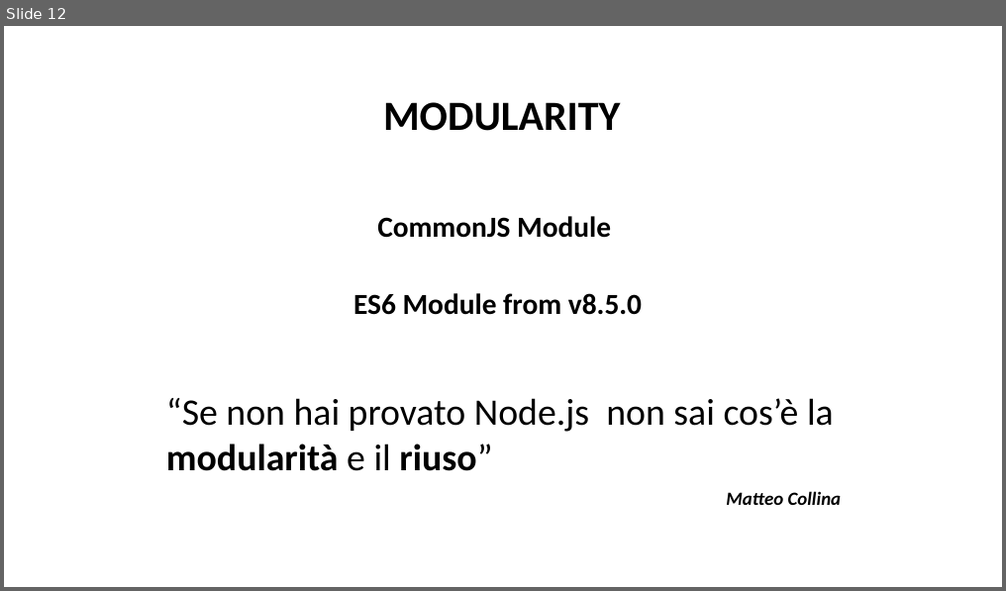
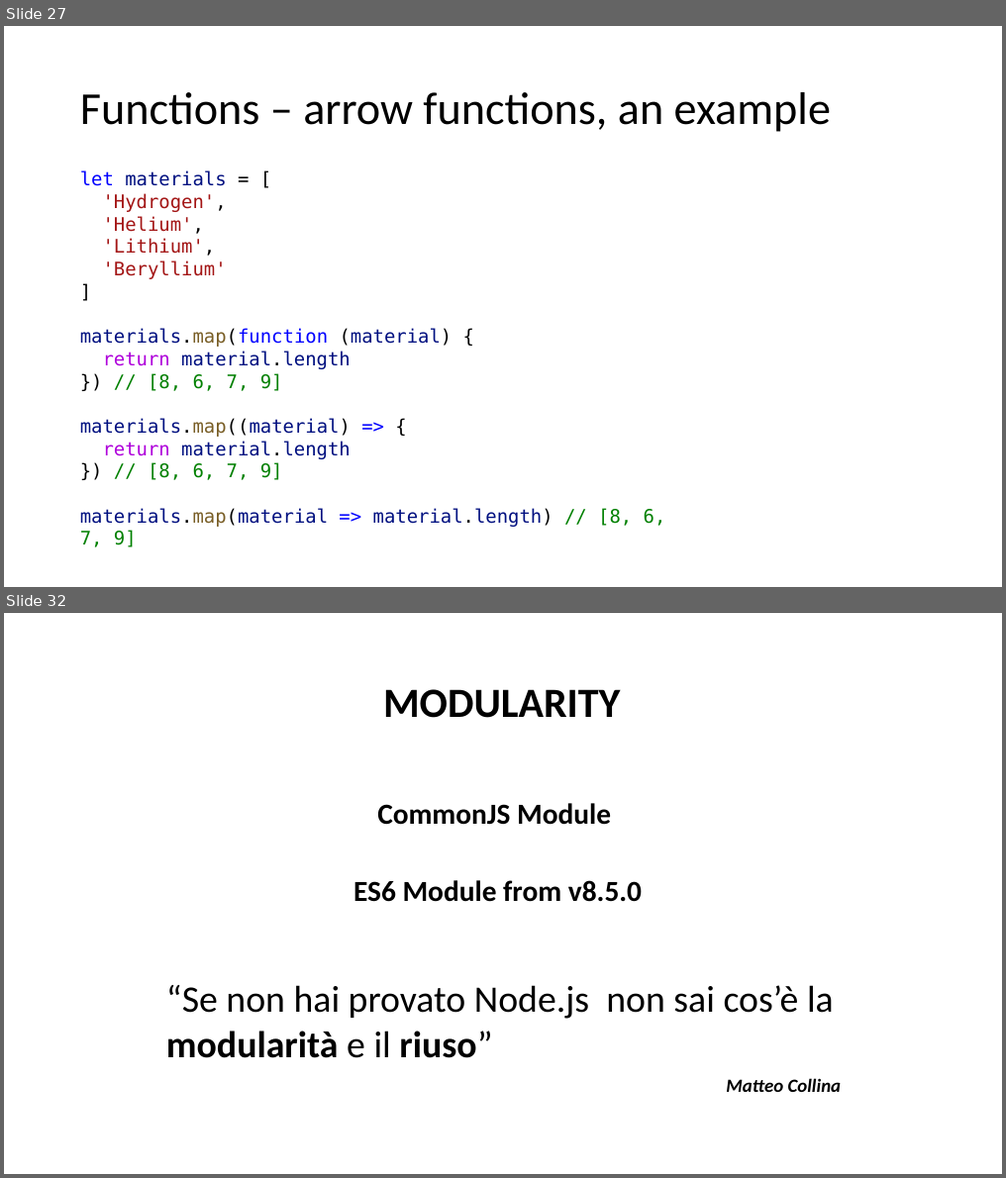
Before and after one commit to NickNaso/nodejs-tsw-2017, a slide deck: slides/nodejs-from-zero-to-hero.pptx. Shown one above the other, each under a label of ours: slide 12 before the commit, slides 27 and 32 after it; the slides between them are not shown. The pictures are 1006x591 and 1006x1178 pixels, drawn with LibreOffice and Linux fonts; fonts in the diff are those of the drawing. Boxes give left, top, right and bottom in pixels: in the first picture for what was removed or moved away, otherwise in the second. Text is boxed around its words. In the diff, an @@ line names an element or a change of style, - is before the commit and + after.

```diff
--- a/slides/nodejs-from-zero-to-hero.pptx
+++ b/slides/nodejs-from-zero-to-hero.pptx
@@ slide 27 added at (4, 26, 1002, 587), background #FFFFFF @@
@@ title added at (80, 92, 831, 132), 44 pt, text #000000 @@
+Functions – arrow functions, an example
@@ text added at (80, 171, 666, 548), 18 pt, text #001080 @@
+let materials = [
+'Hydrogen',
+'Helium',
+'Lithium',
+'Beryllium'
+]
+materials.map(function (material) {
+return material.length
+}) // [8, 6, 7, 9]
+materials.map((material) => {
+return material.length
+}) // [8, 6, 7, 9]
+materials.map(material => material.length) // [8, 6, 7, 9]
@@ what was slide 12 is now slide 32 @@
```
Also in this commit, not shown: 19 other slides added, 33 other files.
